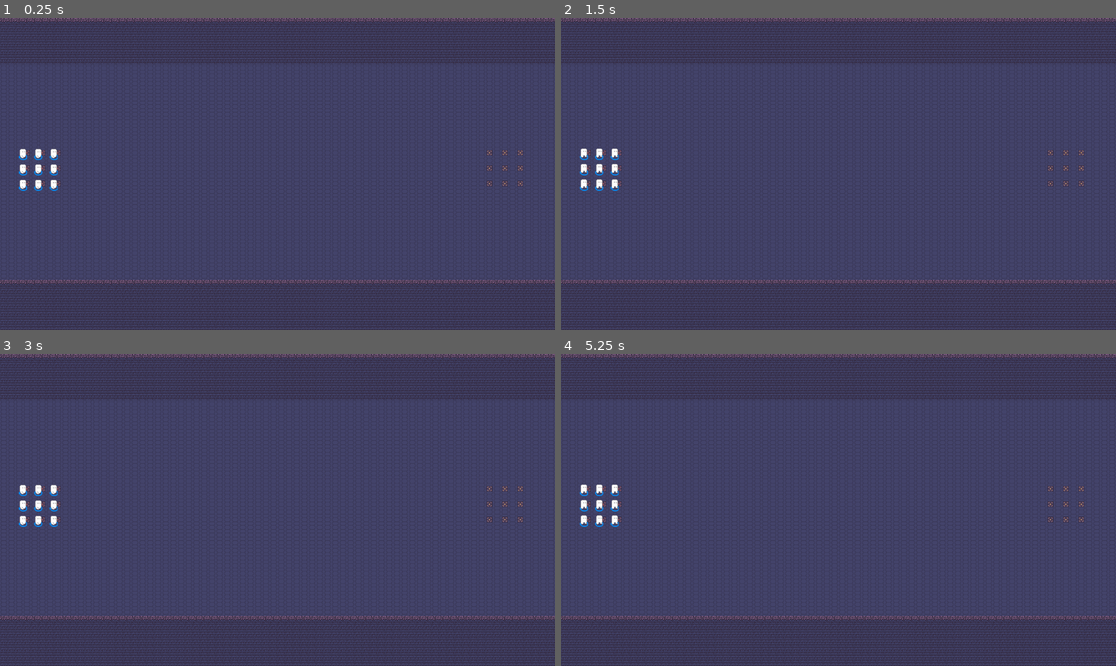
Above: before the commit, frames 1-4 (two rows, left to right).
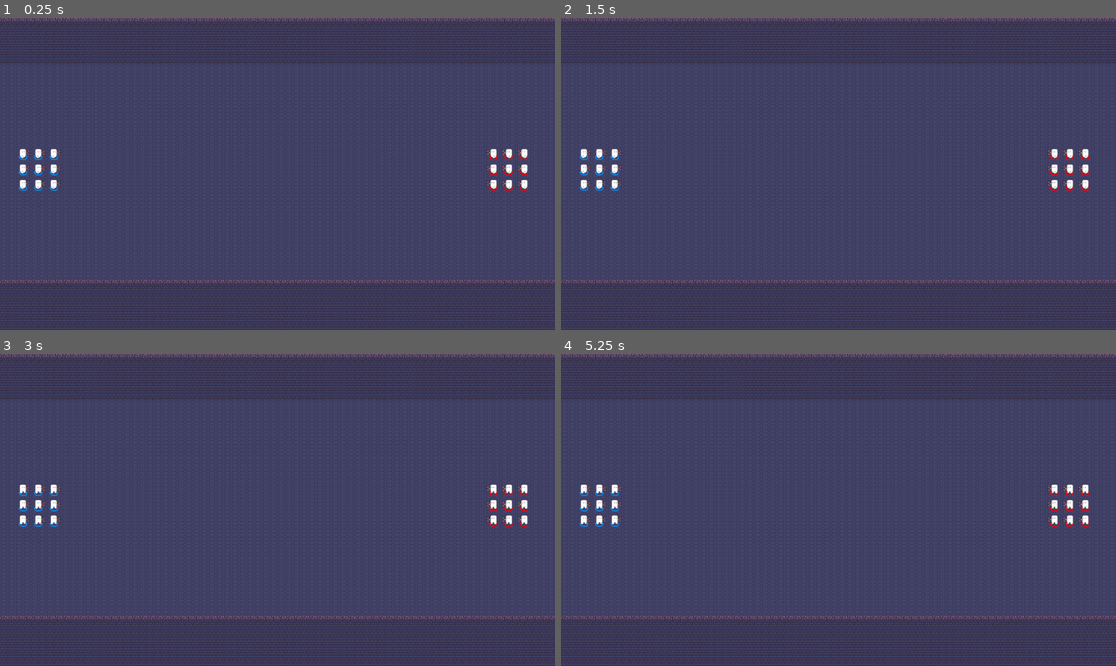
Above: after the commit, the same moments.

Repository: FontysRyan/PizzaProject1St2
Game: Godot game, scene res://Scenes/Combat test/TestScene_Combat.tscn
Two runs of this game, one before a commit and one after it. Both use one fixed random seed, a clock stepped at 60 frames per second and the inputs below. This scene is started directly instead of the project's main scene.
Inputs (mouse positions are in pixels of both pictures, inside the frame that each line leads up to):
- Up to frame 1 (0.25 s): no input
- Up to frame 2 (1.5 s): move the mouse to (960, 158) at 0.52 s; click (960, 158) at 0.67 s; drag from (727, 189) to (583, 152) at 1.27 s
- Up to frame 3 (3 s): move the mouse to (333, 441) at 2.02 s; click (333, 441) at 2.17 s; drag from (249, 572) to (22, 488) at 2.77 s
- Up to frame 4 (5.25 s): move the mouse to (1005, 556) at 3.52 s; click (1005, 556) at 3.67 s; drag from (672, 463) to (583, 500) at 4.27 s; move the mouse to (866, 510) at 5.02 s; click (866, 510) at 5.17 s

The runs differ from the first frame. In frame 1, 0.4% of the frame differs, in the area x 88-96%, y 41-56%; in frame 2, 0.5%, in the area x 3-96%, y 41-56%; in frame 3, 0.5%; in frame 4, 0.4%.

Commit message:
Add faction and unit type support to unit spawning
Introduced faction assignment to unit spawners and units, allowing differentiation between FRIENDLY and ENEMY factions. Added support for specifying unit type, enabling dynamic loading of unit stats based on type. Updated test scene to include a second node for enemy units and adjusted animation setup in Unit.tscn.

Diff:
--- a/Scenes/Combat test/TestScene_Combat.tscn
+++ b/Scenes/Combat test/TestScene_Combat.tscn
@@ -68,6 +68,7 @@
 [node name="Node" type="Node" parent="."]
 script = ExtResource("2_ewyk4")
 unit_scene = ExtResource("3_xycmw")
+faction = 1
 
 [node name="Tile0" type="Marker2D" parent="Node"]
 position = Vector2(56, 280)
@@ -95,3 +96,35 @@
 
 [node name="Tile8" type="Marker2D" parent="Node"]
 position = Vector2(120, 344)
+
+[node name="Node2" type="Node" parent="."]
+script = ExtResource("2_ewyk4")
+unit_scene = ExtResource("3_xycmw")
+faction = 2
+
+[node name="Tile0" type="Marker2D" parent="Node2"]
+position = Vector2(1016, 280)
+
+[node name="Tile1" type="Marker2D" parent="Node2"]
+position = Vector2(1048, 280)
+
+[node name="Tile2" type="Marker2D" parent="Node2"]
+position = Vector2(1080, 280)
+
+[node name="Tile3" type="Marker2D" parent="Node2"]
+position = Vector2(1016, 312)
+
+[node name="Tile4" type="Marker2D" parent="Node2"]
+position = Vector2(1048, 312)
+
+[node name="Tile5" type="Marker2D" parent="Node2"]
+position = Vector2(1080, 312)
+
+[node name="Tile6" type="Marker2D" parent="Node2"]
+position = Vector2(1016, 344)
+
+[node name="Tile7" type="Marker2D" parent="Node2"]
+position = Vector2(1048, 344)
+
+[node name="Tile8" type="Marker2D" parent="Node2"]
+position = Vector2(1080, 344)
--- a/Scenes/Combat test/Unit.tscn
+++ b/Scenes/Combat test/Unit.tscn
@@ -47,6 +47,11 @@
 "loop": true,
 "name": &"default",
 "speed": 5.0
+}, {
+"frames": [],
+"loop": true,
+"name": &"new_animation",
+"speed": 5.0
 }]
 
 [sub_resource type="RectangleShape2D" id="RectangleShape2D_kvd21"]
@@ -83,8 +88,8 @@
 
 [node name="AnimatedSprite2D" type="AnimatedSprite2D" parent="."]
 sprite_frames = SubResource("SpriteFrames_wynn8")
+animation = &"new_animation"
 autoplay = "default"
-frame_progress = 0.71144444
 
 [node name="Melee range" type="Area2D" parent="."]
 
--- a/Scenes/Combat test/UnitSpawner.gd
+++ b/Scenes/Combat test/UnitSpawner.gd
@@ -1,6 +1,8 @@
 extends Node
 
 @export var unit_scene: PackedScene
+enum Marker_Faction { FRIENDLY = 1, ENEMY = 2 }
+@export var faction: Marker_Faction
 func _ready():
 	var spawn_points = get_children()
 	for marker in spawn_points:
@@ -8,4 +10,6 @@
 			print(marker.name, marker.global_position)
 			var unit = unit_scene.instantiate()
 			unit.global_position = marker.global_position
+			unit.faction = faction    # set faction
+			unit.unit_type = "Archer"           # set unit type
 			add_child(unit)
--- a/Scenes/Combat test/test_unit.gd
+++ b/Scenes/Combat test/test_unit.gd
@@ -3,13 +3,21 @@
 enum Faction { FRIENDLY = 1, ENEMY = 2 }
 @export var faction: Faction = Faction.FRIENDLY
 @export var stats: UnitStats #script
-#stats is empty i need to load the unit stat into it
+@export var unit_type: String = "Archer"
+
 
 
 func _ready():
+	# Load stats if none assigned
 	if stats == null:
-		stats = load("res://Resources/units/Archer.tres") as UnitStats
-	print(stats.description)
+		var path = "res://Resources/units/%s.tres" % unit_type
+		var res = load(path)
+		if res and res is UnitStats:
+			stats = res
+		else:
+			push_warning("UnitStats resource not found at %s" % path)
+
+	print(stats.description if stats else "No stats loaded")
 	var sprite: AnimatedSprite2D = $AnimatedSprite2D
 	var ring1: Sprite2D = $faction_Ring1
 	var ring2: Sprite2D = $faction_Ring2
